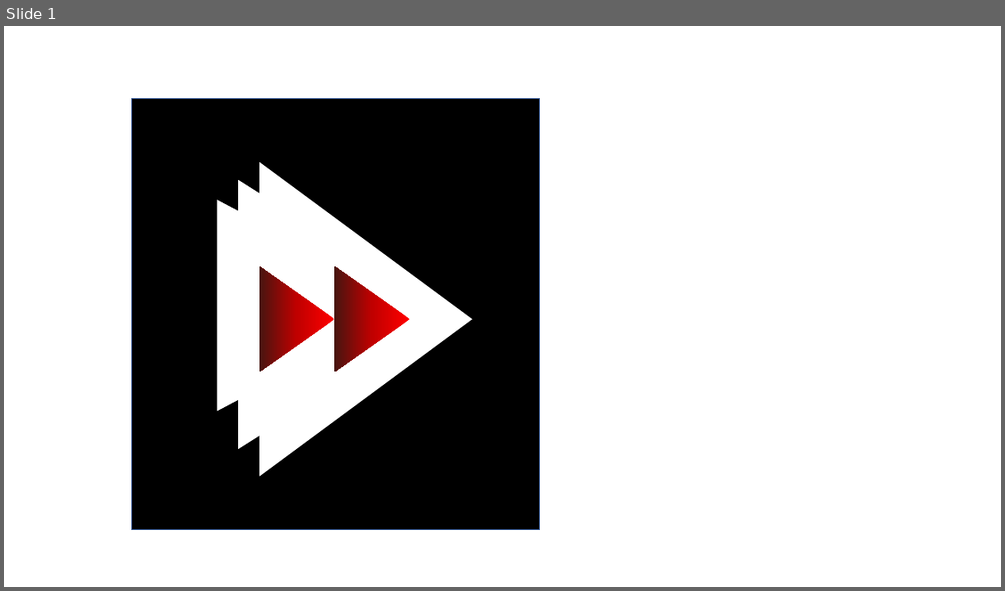
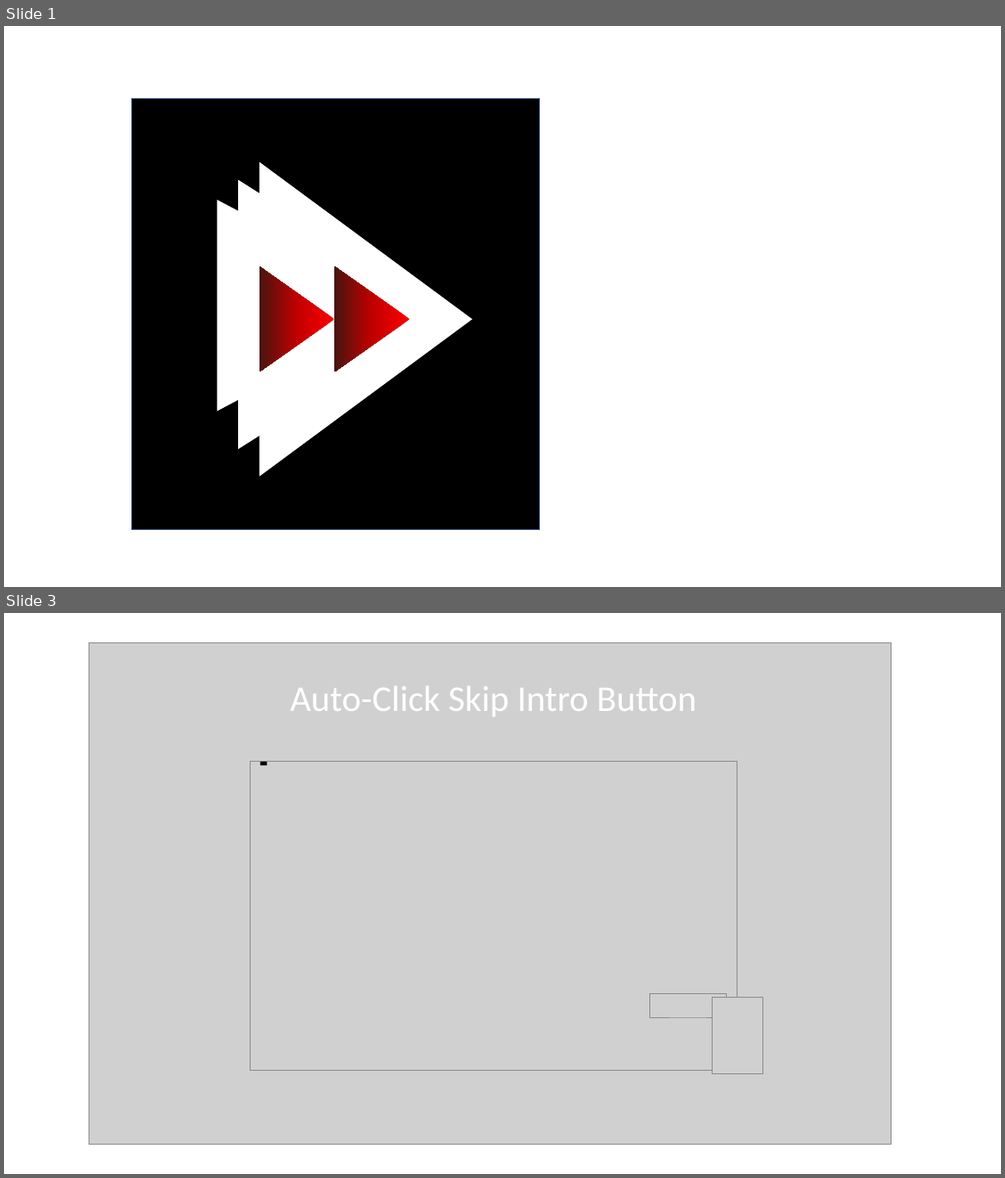
Before and after one commit to reallyrehan/skintro, a slide deck: logo.pptx. Shown one above the other, each under a label of ours: slide 1 before the commit, slides 1 and 3 after it; the slides between them are not shown. The pictures are 1005x591 and 1005x1178 pixels, drawn with LibreOffice and Linux fonts; fonts in the diff are those of the drawing; grey boxes stand for pictures. Boxes give left, top, right and bottom in pixels: in the first picture for what was removed or moved away, otherwise in the second. Text is boxed around its words. In the diff, an @@ line names an element or a change of style, - is before the commit and + after.

```diff
--- a/logo.pptx
+++ b/logo.pptx
@@ slide 3 added at <box>4,613,1001,1174</box>, background #FFFFFF @@
@@ group added at <box>89,643,890,1144</box>: 4 pictures, 1 text, 1 rectangle @@
+Auto-Click Skip Intro Button
```
Also in this commit, not shown: 4 other slides added, 1 slide removed, 25 other files.
